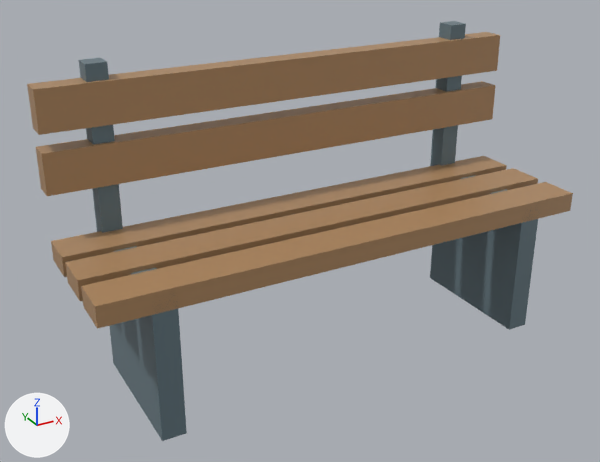
The FBX model assets/stations/platform-kit/bench.fbx: old version first, new version second.
Camera for both pictures: a 50 mm lens placed at (-4.92, -8.19, 5.81), pointed at (-0.34, 0.15, 1.64). Lighting does not change. The marker at lower left points along +X, +Y and +Z. The first picture is the older version. Objects named as collision shapes, trigger or cutter boxes, shadow casters or lower levels of detail are left out. Where no turn or scale is listed for an object, it has been applied to the vertices.

In view in the first picture: 'bench_VISUAL'.
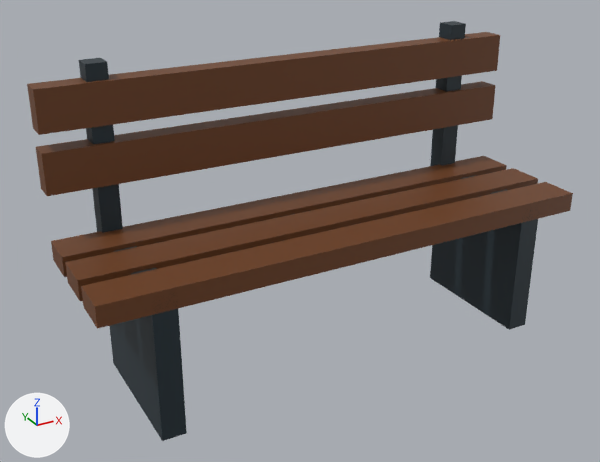
Location of each change, (x1, y1, x2, y2) in pixels of the pictures (600 x 462 px):
'bench_VISUAL', surface changed (darker): (27, 21, 573, 441) in both

Patch to the scene script:
```diff
--- a/assets/stations/platform-kit/bench.fbx.py
+++ b/assets/stations/platform-kit/bench.fbx.py
@@ img_rail_palette_png @@
+img_rail_palette_png = load_image('rail_palette.png', '_unpacked/rail_palette.png', 1024, 1024, 'sRGB')
@@ mat_painted_steel @@
 mat_painted_steel = principled_material('painted_steel')
-mat_painted_steel.base_color = (0.13, 0.19, 0.22)  # greyish cyan #657981
-mat_painted_steel.roughness = 0.4
+mat_painted_steel.texture = img_rail_palette_png
@@ mat_bench_timber @@
 mat_bench_timber = principled_material('bench_timber')
-mat_bench_timber.base_color = (0.43, 0.25, 0.12)  # brown #af8961
-mat_bench_timber.roughness = 0.4
+mat_bench_timber.texture = img_rail_palette_png
@@ me_cube_019 @@
 me_cube_019.from_pydata(...)  # 72 vertices, 54 faces; spans x -3.21..3.21, y -1.82..0.16, z -2.68..1.16
 # used by ob_bench_visual; location = (0.0, 0.93, 2.68)
+# me_cube_019 part 1: texture (UV) coordinates of 54 of 54 faces, centred in x -3.21..3.21, y -1.82..0.16, z -2.68..1.16, changed; they spanned u 0.12..0.88, v 0.0..1.0 and now span u 0.05..0.95, v 0.05..0.45
 me_cube_019.materials.append(mat_painted_steel)
```
